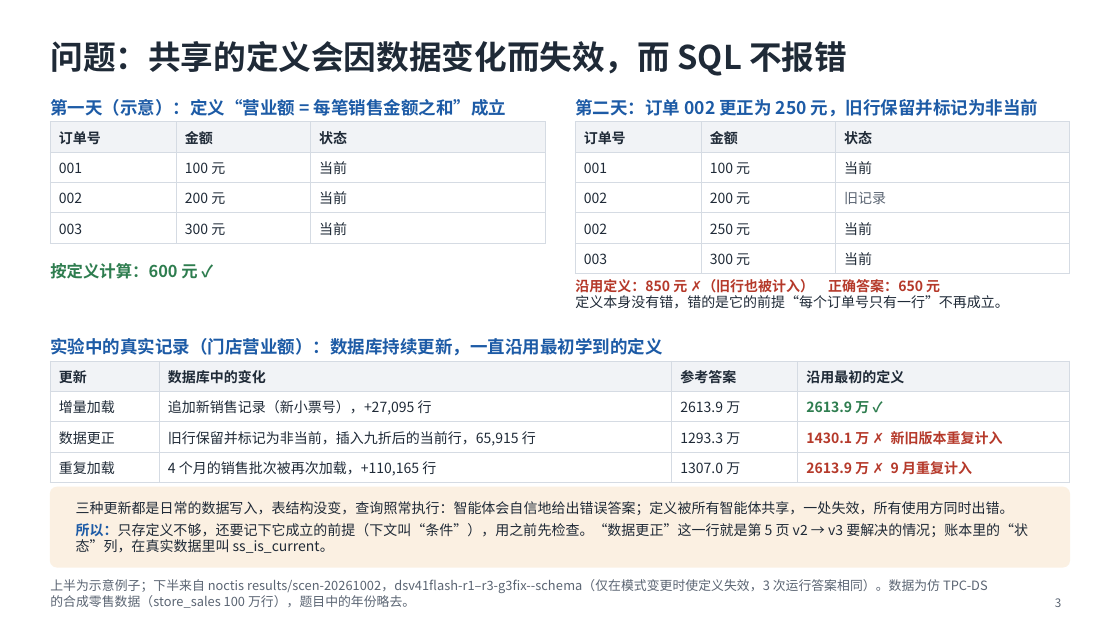
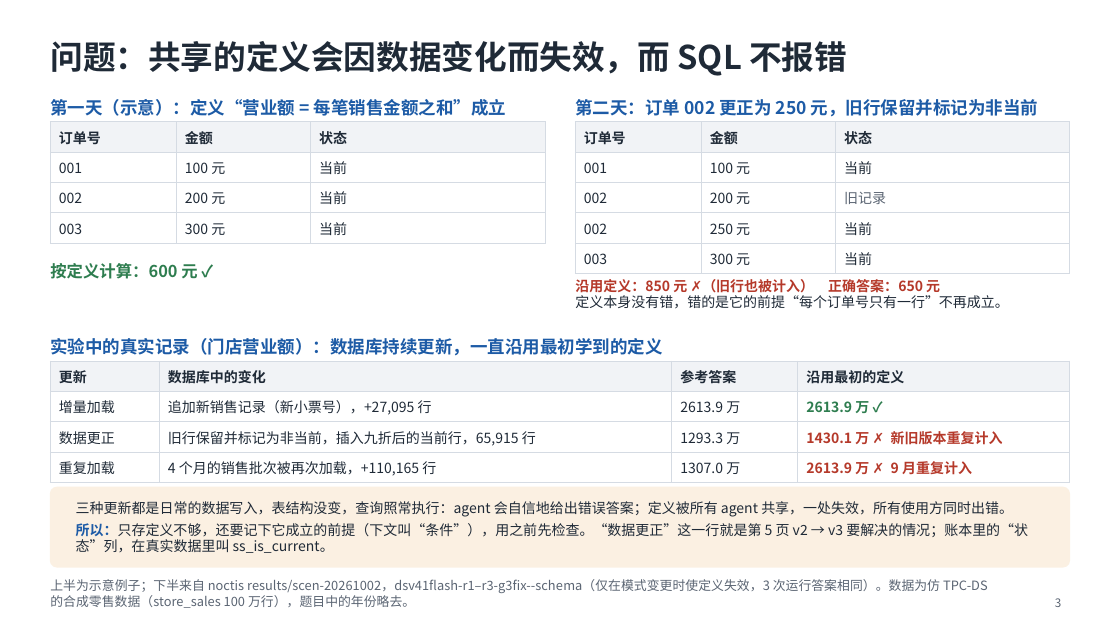
Before and after one commit to mmmttt000045/agent4db-adapter, a slide deck: slide 3 of docs/mavra-system.pptx. Drawn at 1120x630 pixels with LibreOffice and Linux fonts; fonts in the diff are those of the drawing. Boxes give left, top, right and bottom in pixels: in the first picture for what was removed or moved away, otherwise in the second. Text is boxed around its words. In the diff, an @@ line names an element or a change of style, - is before the commit and + after.

```diff
--- a/docs/mavra-system.pptx
+++ b/docs/mavra-system.pptx
@@ text at (76,501,1013,517): text changed @@
-三种更新都是日常的数据写入，表结构没变，查询照常执行：智能体会自信地给出错误答案；定义被所有智能体共享，一处失效，所有使用方同时出错。
+三种更新都是日常的数据写入，表结构没变，查询照常执行：agent 会自信地给出错误答案；定义被所有 agent 共享，一处失效，所有使用方同时出错。
```
Also in this commit, not shown: 9 other slides changed, 5 other files.
